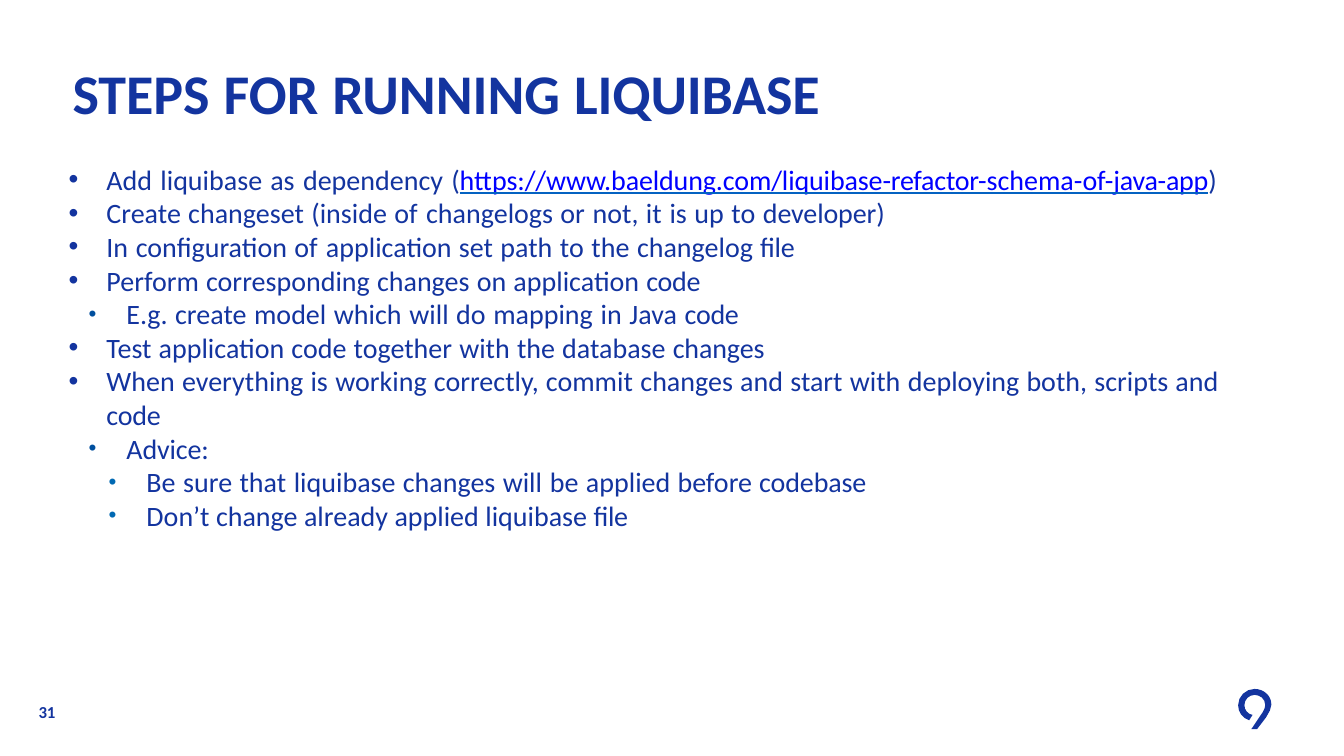
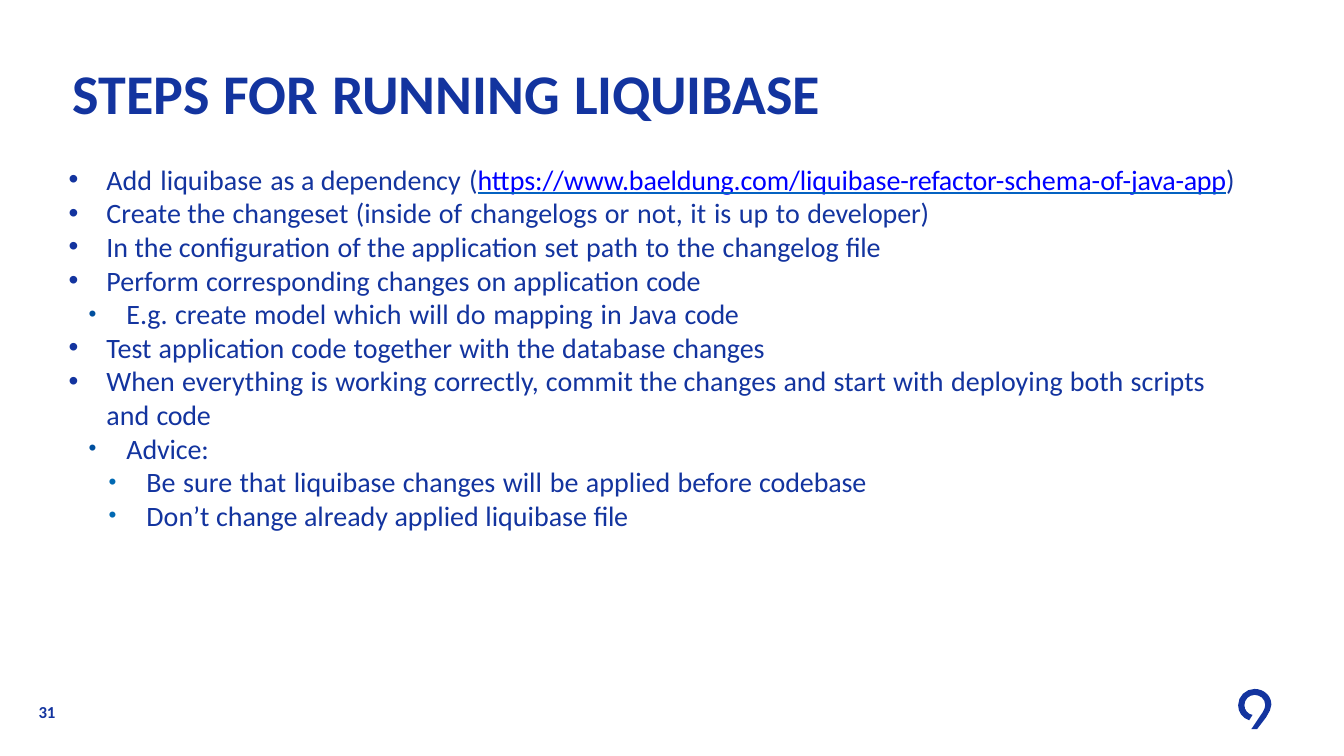
Before and after one commit to levinine/code9-2024, a slide deck: slide 31 of day-3-microservices/Understanding_Microservices.pptx. Drawn at 1344x756 pixels with LibreOffice and Linux fonts; fonts in the diff are those of the drawing; background and template pictures are left out. Boxes give left, top, right and bottom in pixels: in the first picture for what was removed or moved away, otherwise in the second. Text is boxed around its words. In the diff, an @@ line names an element or a change of style, - is before the commit and + after.

```diff
--- a/day-3-microservices/Understanding_Microservices.pptx
+++ b/day-3-microservices/Understanding_Microservices.pptx
@@ text at [106, 169, 1235, 262]: text changed @@
-• Add liquibase as dependency (https://www.baeldung.com/liquibase-refactor-schema-of-java-app)
-• Create changeset (inside of changelogs or not, it is up to developer)
-• In configuration of application set path to the changelog file
+• Add liquibase as a dependency (https://www.baeldung.com/liquibase-refactor-schema-of-java-app)
+• Create the changeset (inside of changelogs or not, it is up to developer)
+• In the configuration of the application set path to the changelog file
@@ text at [106, 371, 1205, 425]: text changed @@
-• When everything is working correctly, commit changes and start with deploying both, scripts and code
+• When everything is working correctly, commit the changes and start with deploying both scripts and code
```
Also in this commit, not shown: 3 other slides changed.
